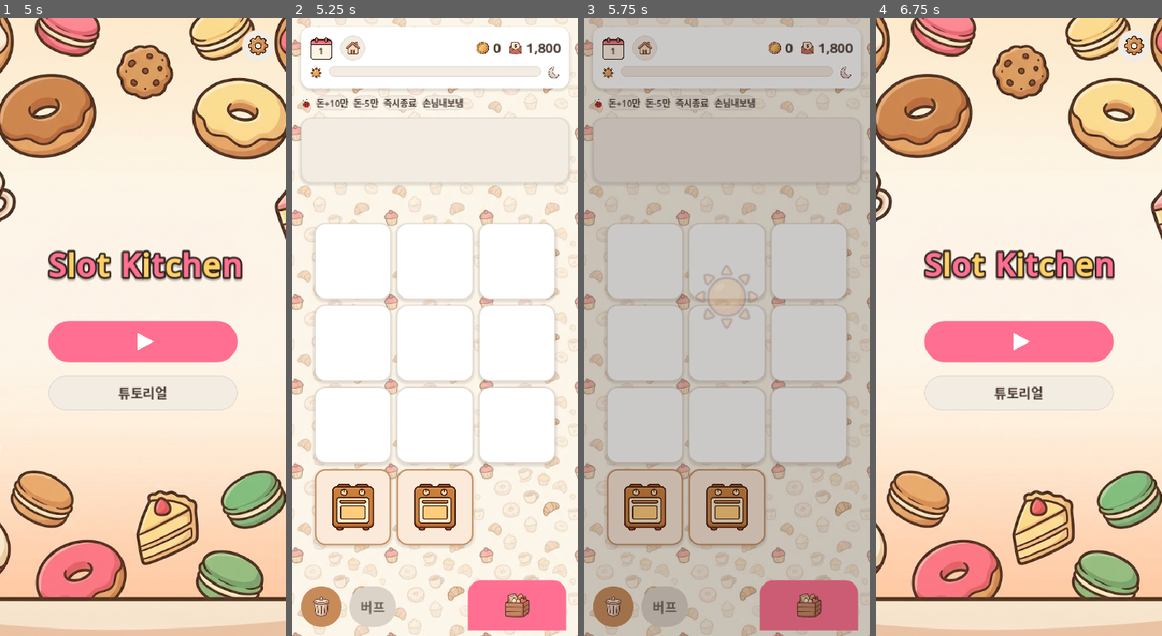
Above: before the commit, frames 1-4 (left to right).
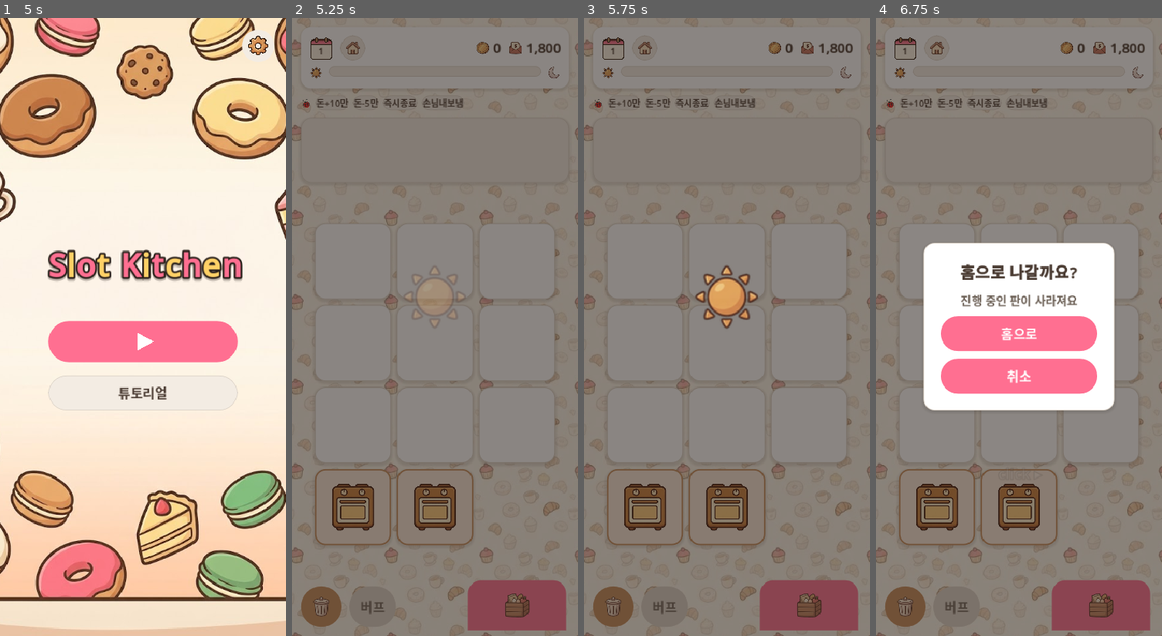
Above: after the commit, the same moments.

Repository: yellyB/game-slot-kitchen
Game: Godot game, scene res://scenes/Main.tscn
Same seed, same stepped clock (60 frames per second), same inputs: the game is played once before the commit and once after it. Sound files missing from this copy of the repository are replaced by a short silence.
Inputs (mouse positions are in pixels of both pictures, inside the frame that each line leads up to):
- Up to frame 1 (5 s): click (60, 48) at 0.5 s; click "돈+10만" at 1.25 s; click "돈-5만" at 2 s; click "손님내보냄" at 2.75 s; click (28, 605) at 3.52 s; click (225, 605) at 4.25 s
- Up to frame 2 (5.25 s): click (435, 339) at 5.02 s
- Up to frame 3 (5.75 s): no input
- Up to frame 4 (6.75 s): click (936, 48) at 5.75 s; click "홈으로" at 6.5 s

Frame 1 is identical in both runs. In frame 2, 99% of the frame differs, in the area x 0-100%, y 0-100%; in frame 3, 99%; in frame 4, 92%.

Commit message:
하루 시작: 진입 즉시 딤 — DAY_INTRO_DELAY 지연 제거 + OPEN 배너 딤 페이드0(첫 프레임부터 어두움)
이전엔 0.5s 딤 없는 빈 화면 후 딤이 페이드인됐음. 이제 게임 화면 진입 순간부터 딤.
_make_bigbanner에 dim_fade 파라미터 추가(CLOSE는 기존 0.3s 유지).

Co-Authored-By: Claude Opus 4.8 (1M context) <noreply@anthropic.com>

Diff:
--- a/scripts/main.gd
+++ b/scripts/main.gd
@@ -994,7 +994,7 @@
 
 ## 큰 중앙 배너 화면 — 딤(어두운 배경) + 이미지(달/해) 크게 + 텍스트(CLOSE/OPEN) + 하단 "click ▸" 힌트.
 ## 자동 페이드 안 함(탭 대기 동안 유지). 딤·내용·힌트를 담은 루트 Control 반환(탭 시 통째로 페이드).
-func _make_bigbanner(icon_name: String, text: String) -> Control:
+func _make_bigbanner(icon_name: String, text: String, dim_fade := 0.3) -> Control:
   var root := Control.new()
   root.set_anchors_and_offsets_preset(Control.PRESET_FULL_RECT)
   root.z_index = 200
@@ -1034,7 +1034,7 @@
 
   # 등장 순서: 딤 → 해/달이 서서히(약 0.9초) 떠오름 → 다 보이면 글자 팝 → 힌트.
   # 해/달이 완전히 뜬 뒤에야 반환 → 그 후에만 탭(다음)이 가능(호출측이 반환 대기).
-  dim.modulate.a = 0.0
+  dim.modulate.a = 0.0 if dim_fade > 0.0 else 1.0   # 즉시 딤이면 처음부터 꽉(첫 프레임부터 어두움)
   img.modulate.a = 0.0
   img.scale = Vector2(0.5, 0.5)
   l.modulate.a = 0.0
@@ -1048,7 +1048,8 @@
   l.pivot_offset = l.size * 0.5
   hint.position = Vector2((vp.x - hint.size.x) * 0.5, vp.y * 0.72)   # 하단 중앙
 
-  create_tween().tween_property(dim, "modulate:a", 1.0, 0.3)   # 배경 어두워짐
+  if dim_fade > 0.0:
+    create_tween().tween_property(dim, "modulate:a", 1.0, dim_fade)   # 배경 서서히 어두워짐
 
   var it := create_tween().set_parallel(true)   # 해/달 서서히 떠오름(페이드+확대)
   it.tween_property(img, "modulate:a", 1.0, 0.9).set_trans(Tween.TRANS_SINE).set_ease(Tween.EASE_OUT)
@@ -1086,7 +1087,7 @@
 ## 하루 시작 인트로 — 해 + OPEN 배너 + 딤 → 유저 탭해야 게임(시계·스폰) 시작.
 func _start_day_intro() -> void:
   Audio.play("day_start")
-  var banner: Control = await _make_bigbanner("sun", "OPEN")   # 해 + OPEN + 딤 (유지)
+  var banner: Control = await _make_bigbanner("sun", "OPEN", 0.0)   # 해 + OPEN + 딤(즉시, 진입 순간부터 어두움)
   await _tap_to_continue()
   if not is_inside_tree() or _title.visible:
     if is_instance_valid(banner): banner.queue_free()
@@ -1263,12 +1264,9 @@
 
 func _on_day_started(day: int, rent: int) -> void:
   _day_num.text = str(day)
-  # 하루 시작 홀드 — 플레이 화면만 먼저 보이고, 게임플레이(시계·스폰)는 정지.
-  # DAY_INTRO_DELAY 뒤 해+OPEN 배너 → 유저 탭해야 게임 시작(_start_day_intro).
+  # 하루 시작 홀드 — 게임플레이(시계·스폰) 정지. 인트로(딤+OPEN 배너)는 함수 끝에서 즉시 표시.
+  # (예전엔 DAY_INTRO_DELAY 뒤에 떠서 그 사이 딤 없는 빈 화면이 보였음 → 진입 즉시 딤으로 변경)
   _session.set_process(false)
-  get_tree().create_timer(Config.DAY_INTRO_DELAY).timeout.connect(func():
-    if is_inside_tree() and not _title.visible:
-      _start_day_intro())
   _rent_label.text = UI.money(rent)
   _hours_bar.value = 0
   _reset_hours_bar()   # 새 하루 — 바 색·펄스 초기화
@@ -1302,6 +1300,9 @@
     c.queue_free()
   _refresh_warehouse()
   _refresh_buff_btn()   # 이 판의 보유 버프 유무로 [버프] 버튼 활성화
+  # 게임 화면 진입 즉시 딤+OPEN 배너(지연·페이드 없이 바로 어두워짐).
+  if is_inside_tree() and not _title.visible:
+    _start_day_intro()
 
 
 ## 하루 종료 시 필드 정리 — 재료·주문·완성품·큐 제거(타이머 즉시 정지). 버프 카드는 유지.
